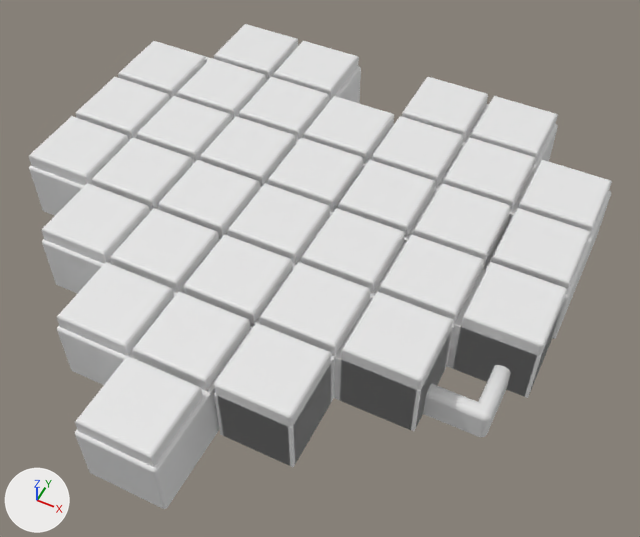
The glTF model assets/coracaopixelart.glb: old version first, new version second.
Rendered twice from a 50 mm lens placed at (109.0, 58.4, 43.1), pointed at (92.4, 91.6, 1.7). The axes (+X, +Y, +Z) are drawn at lower left. The lights are the same throughout. The picture after the commit comes second.

The first picture shows 'obj_2_heart keychain pair S v2', 'obj_3_heart keychain pair L v2'.
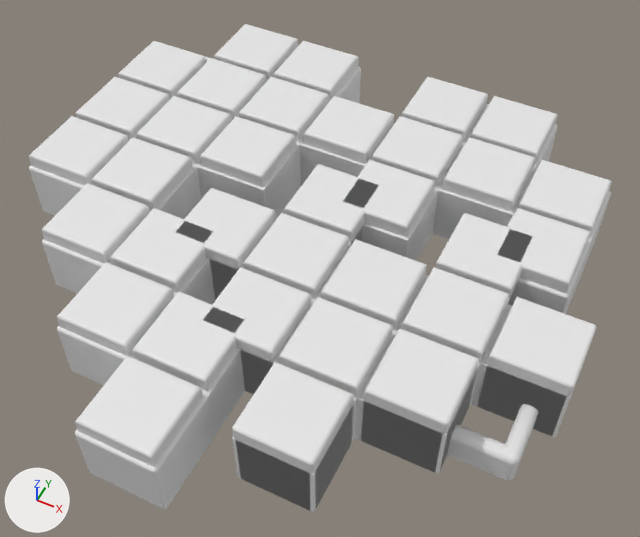
Boxes (x1, y1, x2, y2) around the edits, measured in the pictures (640 x 537 px):
```json
{"object": "obj_2_heart keychain pair S v2", "change": "moved", "before": [159, 138, 567, 467], "after": [176, 164, 596, 513]}
```

The change, as JSON lines over the scene's bpy script:
```json
{"op": "set", "path": "ob_obj_2_heart_keychain_pair_s_v2.location", "old": "(-211.36, -0.86, 0.0)", "new": "(-209.17, -2.72, 0.0)"}
```
